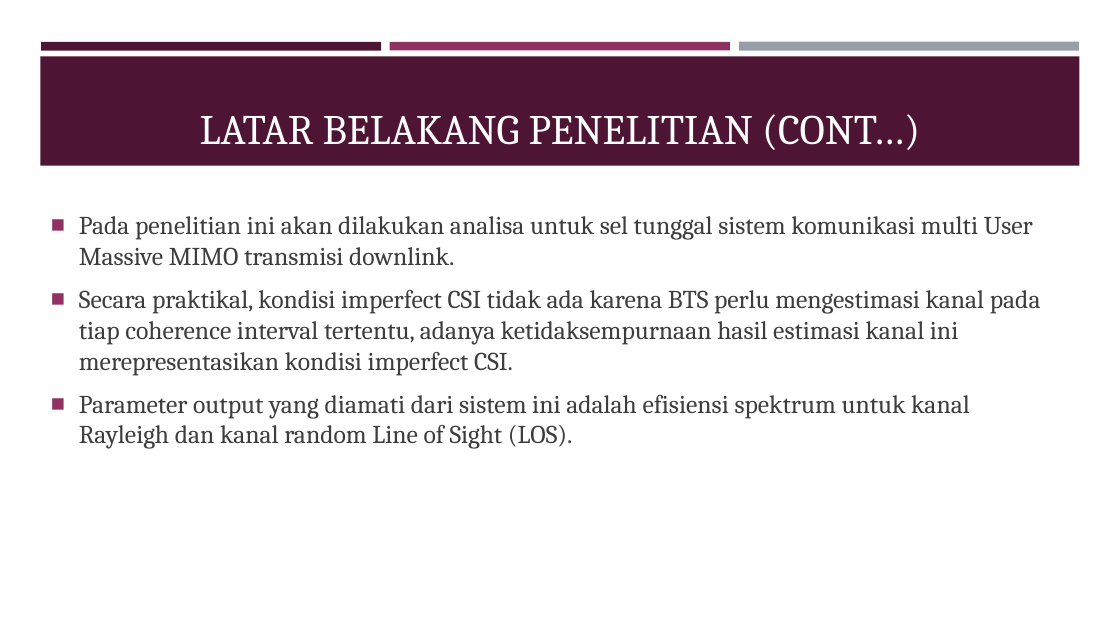
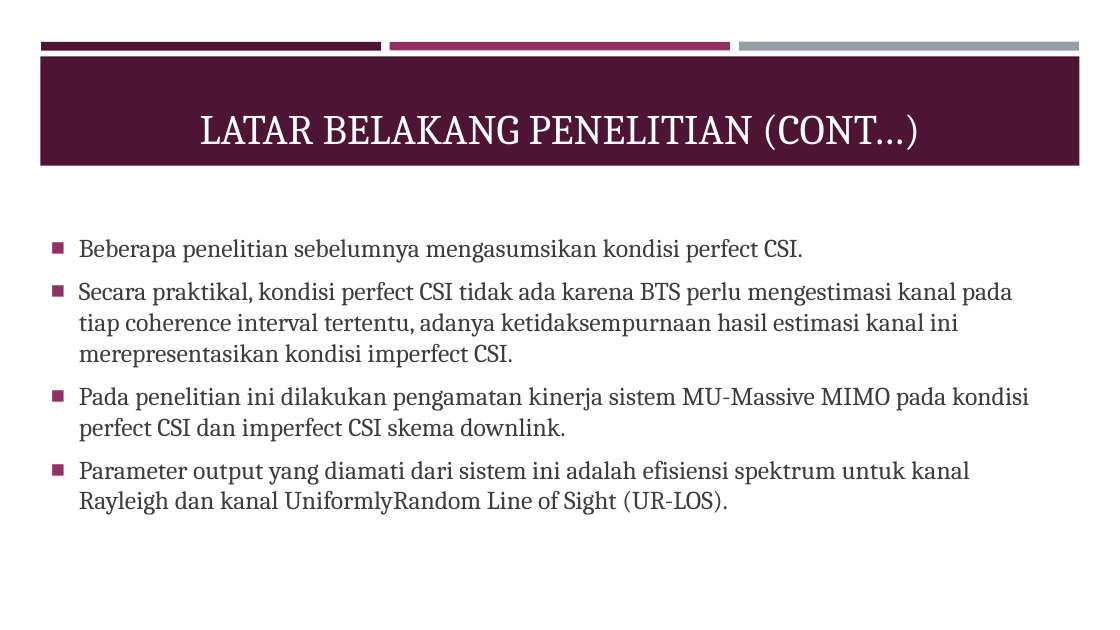
Before and after one commit to pudjamansyurin/al-massive-mimo, a slide deck: slide 3 of DOC/SIDANG TESIS/presentasi [Autosaved].pptx. Drawn at 1120x630 pixels with LibreOffice and Linux fonts; fonts in the diff are those of the drawing. Boxes give left, top, right and bottom in pixels: in the first picture for what was removed or moved away, otherwise in the second. Text is boxed around its words. In the diff, an @@ line names an element or a change of style, - is before the commit and + after.

```diff
--- a/DOC/SIDANG TESIS/presentasi [Autosaved].pptx
+++ b/DOC/SIDANG TESIS/presentasi [Autosaved].pptx
@@ text at (79,239,1029,515): text changed @@
-■ Pada penelitian ini akan dilakukan analisa untuk sel tunggal sistem komunikasi multi User Massive MIMO transmisi downlink.
-■ Secara praktikal, kondisi imperfect CSI tidak ada karena BTS perlu mengestimasi kanal pada tiap coherence interval tertentu, adanya ketidaksempurnaan hasil estimasi kanal ini merepresentasikan kondisi imperfect CSI.
-■ Parameter output yang diamati dari sistem ini adalah efisiensi spektrum untuk kanal Rayleigh dan kanal random Line of Sight (LOS).
+■ Beberapa penelitian sebelumnya mengasumsikan kondisi perfect CSI.
+■ Secara praktikal, kondisi perfect CSI tidak ada karena BTS perlu mengestimasi kanal pada tiap coherence interval tertentu, adanya ketidaksempurnaan hasil estimasi kanal ini merepresentasikan kondisi imperfect CSI.
+■ Pada penelitian ini dilakukan pengamatan kinerja sistem MU-Massive MIMO pada kondisi perfect CSI dan imperfect CSI skema downlink.
+■ Parameter output yang diamati dari sistem ini adalah efisiensi spektrum untuk kanal Rayleigh dan kanal UniformlyRandom Line of Sight (UR-LOS).
```
Also in this commit, not shown: 14 other slides changed, 7 slides removed, 4 other files.
